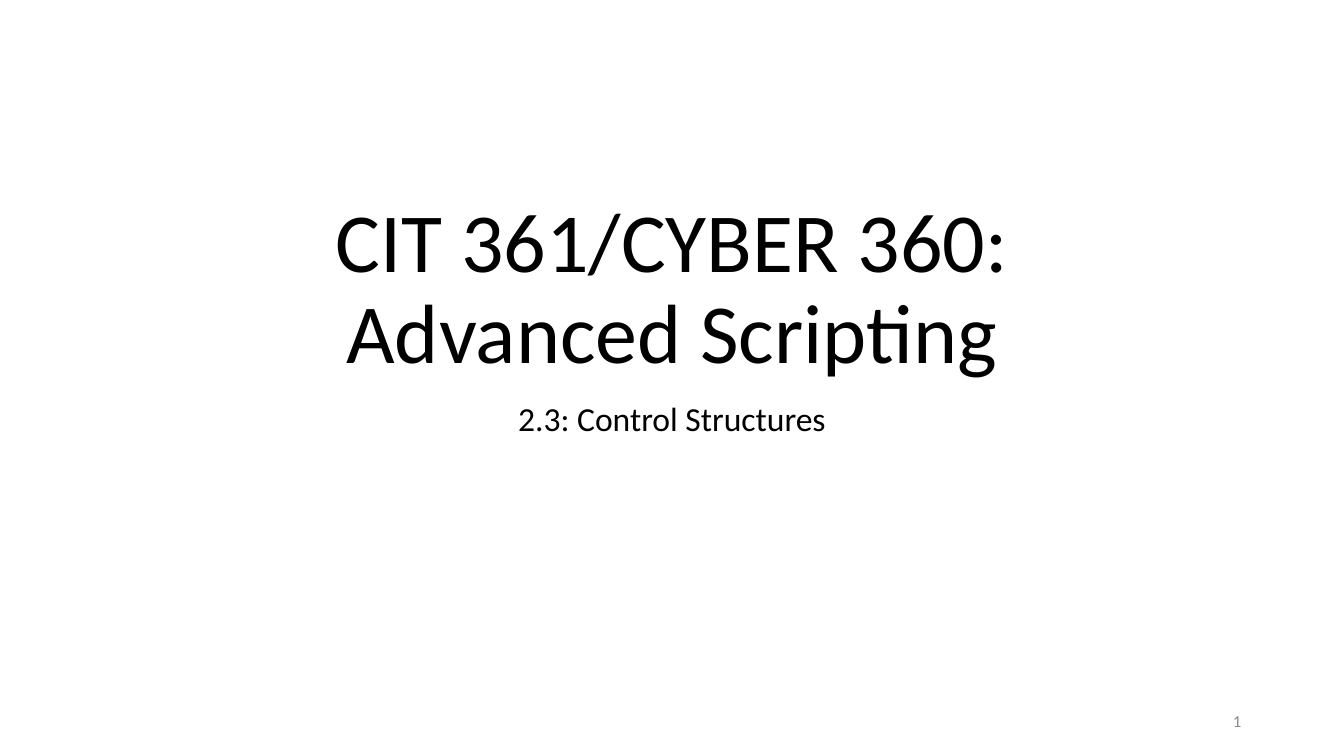
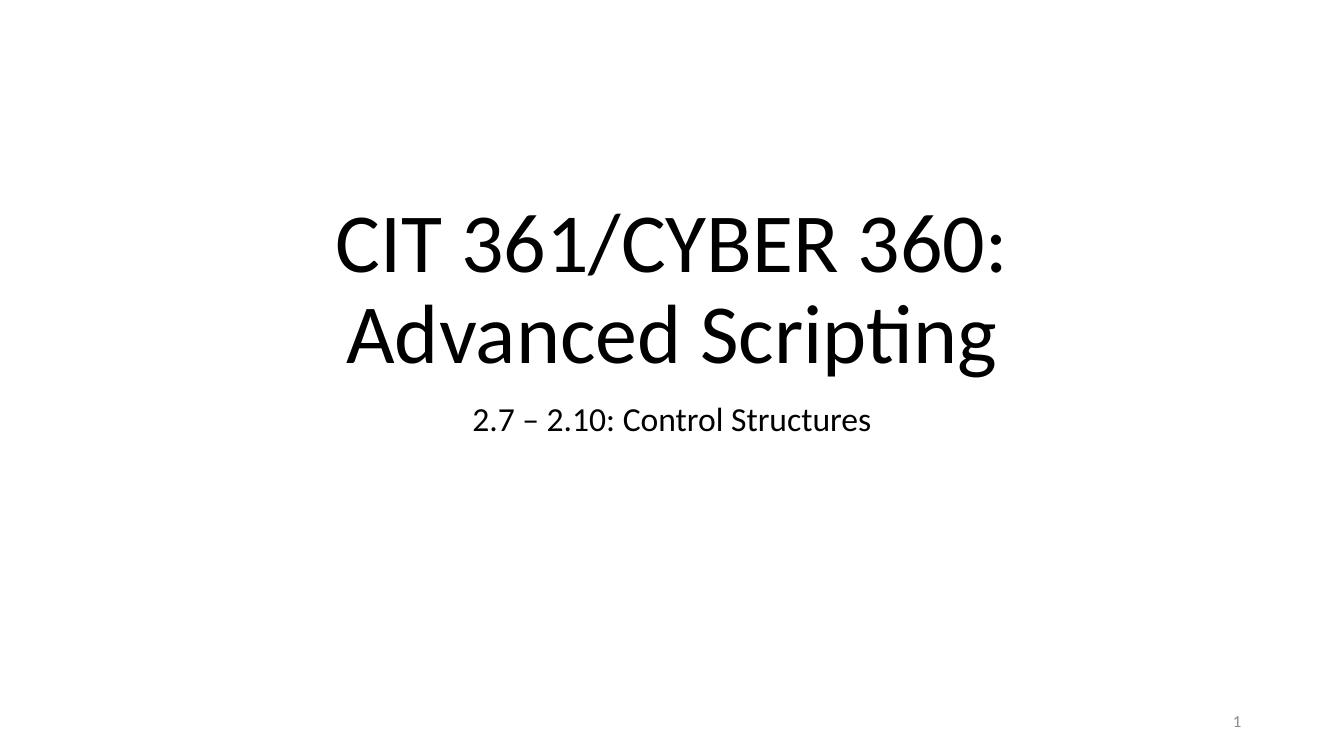
Before and after one commit to byui-cyber360/content, a slide deck: slide 1 of CYBER360-2.7-2.A-Control-Structures.pptx. Drawn at 1344x756 pixels with LibreOffice and Linux fonts; fonts in the diff are those of the drawing. Boxes give left, top, right and bottom in pixels: in the first picture for what was removed or moved away, otherwise in the second. Text is boxed around its words. In the diff, an @@ line names an element or a change of style, - is before the commit and + after.

```diff
--- a/CYBER360-2.7-2.A-Control-Structures.pptx
+++ b/CYBER360-2.7-2.A-Control-Structures.pptx
@@ subtitle at (472, 407, 871, 432): text changed @@
-2.3: Control Structures
+2.7 – 2.10: Control Structures
```
Also in this commit, not shown: 2 other slides changed, 14 other files.
